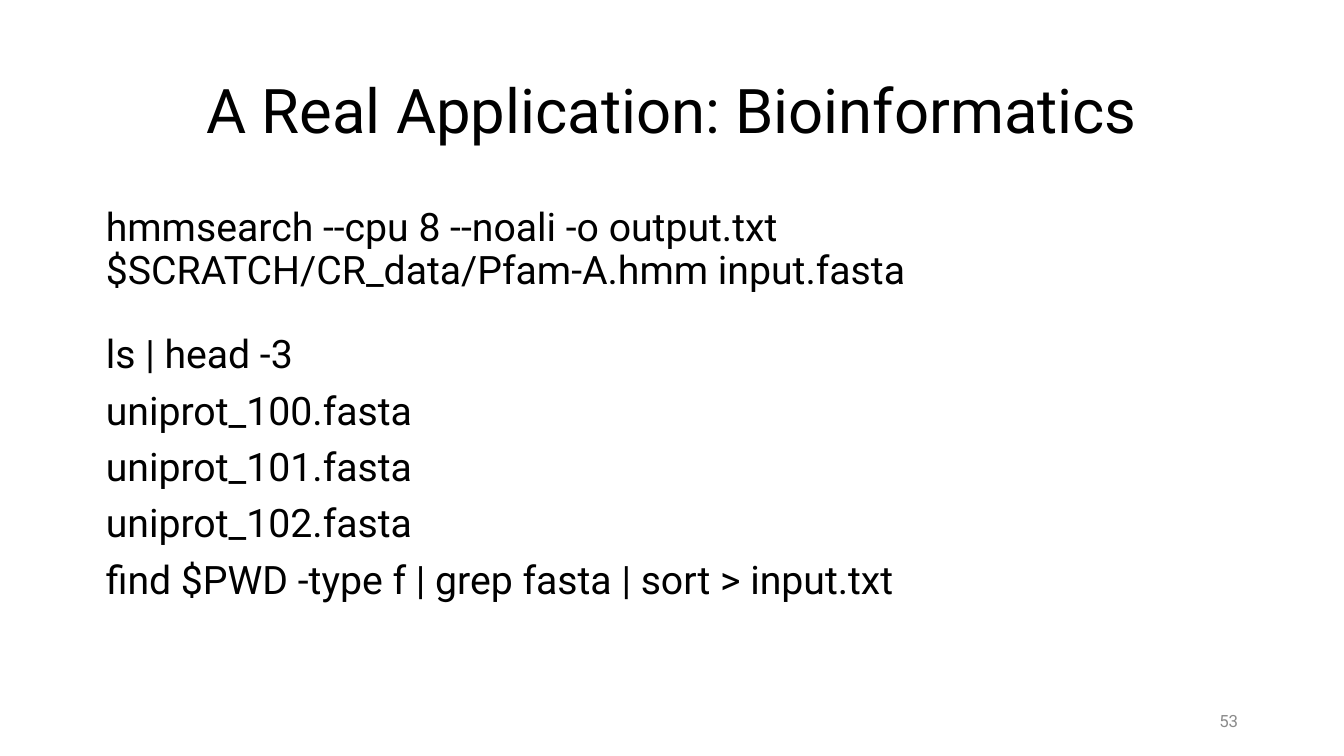
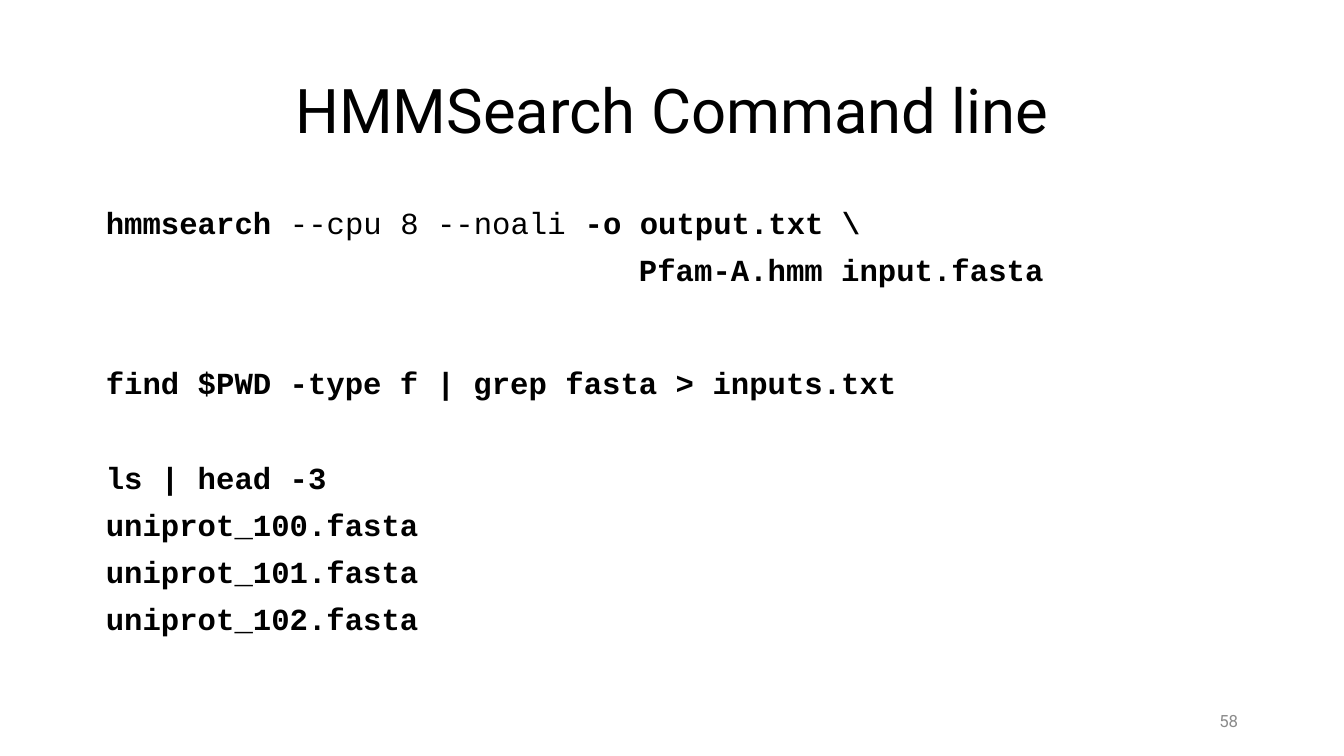
Before and after one commit to ketancmaheshwari/escience23tut, a slide deck: slide 58 of gnu-parallel-tutorial.pptx (slide 53 before the commit). Drawn at 1344x756 pixels with LibreOffice and Linux fonts; fonts in the diff are those of the drawing. Boxes give left, top, right and bottom in pixels: in the first picture for what was removed or moved away, otherwise in the second. Text is boxed around its words. In the diff, an @@ line names an element or a change of style, - is before the commit and + after.

```diff
--- a/gnu-parallel-tutorial.pptx
+++ b/gnu-parallel-tutorial.pptx
@@ title at bbox=[295, 86, 1048, 134]: text changed @@
-A Real Application: Bioinformatics
+HMMSearch Command line
@@ text at bbox=[106, 212, 1043, 490]: text changed; size 21 to 16.4 pt; font Roboto to Courier New; bold on @@
-hmmsearch --cpu 8 --noali -o output.txt $SCRATCH/CR_data/Pfam-A.hmm input.fasta
-ls | head -3
+hmmsearch --cpu 8 --noali -o output.txt \
+Pfam-A.hmm input.fasta
+find $PWD -type f | grep fasta > inputs.txt
+ls | head -3
@@ text at bbox=[106, 514, 419, 637]: size 21 to 16.4 pt, font Roboto to Courier New, bold on in "uniprot_100.fasta", "uniprot_101.fasta", "uniprot_102.fasta" @@
@@ text at bbox=[106, 561, 893, 603]: paragraph removed @@
-find $PWD -type f | grep fasta | sort > input.txt
@@ page number at bbox=[1219, 715, 1238, 727]: text changed @@
-53
+58
```
Also in this commit, not shown: 2 other slides changed, 4 slides added, 2 other files.
